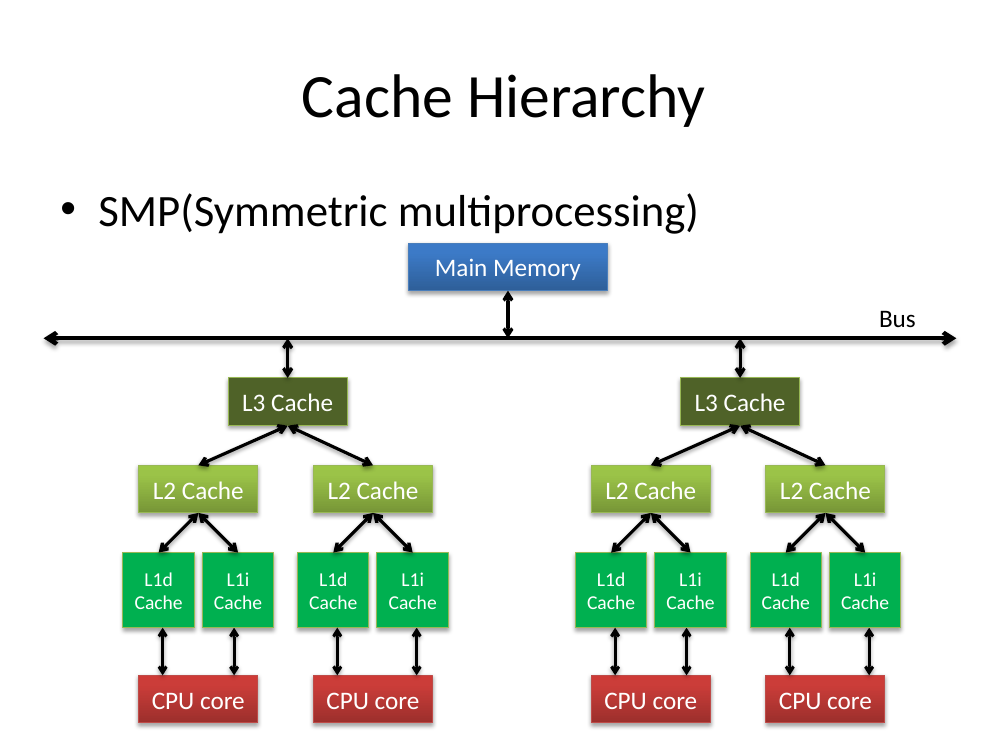
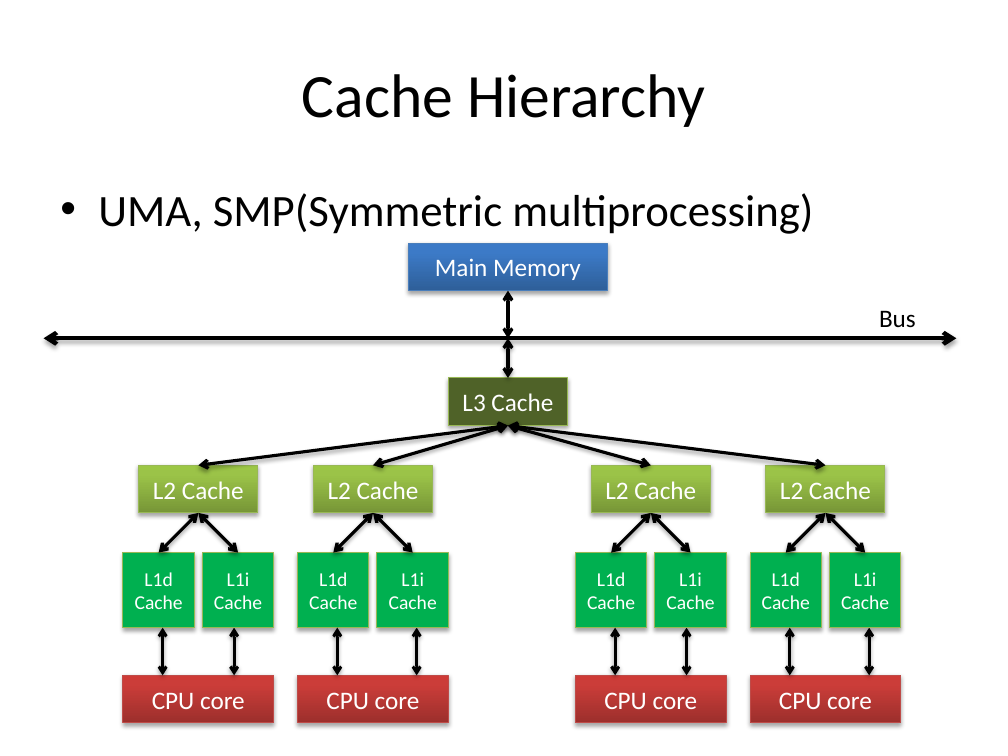
Before and after one commit to guhanjie/Knowledge-sharing, a slide deck: slide 19 of data model in memory and disk.pptx. Drawn at 1008x756 pixels with LibreOffice and Linux fonts; fonts in the diff are those of the drawing. Boxes give left, top, right and bottom in pixels: in the first picture for what was removed or moved away, otherwise in the second. Text is boxed around its words. In the diff, an @@ line names an element or a change of style, - is before the commit and + after.

```diff
--- a/data model in memory and disk.pptx
+++ b/data model in memory and disk.pptx
@@ text at (x1=98, y1=193, x2=813, y2=234): text changed @@
-• SMP(Symmetric multiprocessing)
+• UMA, SMP(Symmetric multiprocessing)
@@ double arrow moved from (287, 378) - (287, 339) to (508, 378) - (508, 339) @@
@@ double arrow removed from (740, 378) to (740, 339) @@
@@ rectangle "L3 Cache" moved from (x1=228, y1=378, x2=347, y2=425) to (x1=449, y1=378, x2=568, y2=425) @@
@@ rectangle removed at (x1=680, y1=378, x2=799, y2=425) @@
-L3 Cache
@@ double arrow moved from (199, 466) - (287, 425) to (199, 466) - (508, 425) @@
@@ double arrow moved from (373, 466) - (287, 425) to (373, 466) - (508, 425) @@
@@ double arrow moved from (651, 466) - (740, 425) to (651, 466) - (508, 425) @@
@@ double arrow moved from (826, 466) - (740, 425) to (826, 466) - (508, 425) @@
@@ rectangle "CPU core" resized from (x1=139, y1=675, x2=258, y2=723) to (x1=123, y1=675, x2=274, y2=723) @@
@@ rectangle "CPU core" resized from (x1=313, y1=675, x2=432, y2=723) to (x1=297, y1=675, x2=449, y2=723) @@
@@ rectangle "CPU core" resized from (x1=592, y1=675, x2=711, y2=723) to (x1=576, y1=675, x2=727, y2=723) @@
@@ rectangle "CPU core" resized from (x1=766, y1=675, x2=885, y2=723) to (x1=750, y1=675, x2=901, y2=723) @@
```
Also in this commit, not shown: 14 other slides changed, 1 slide added.
